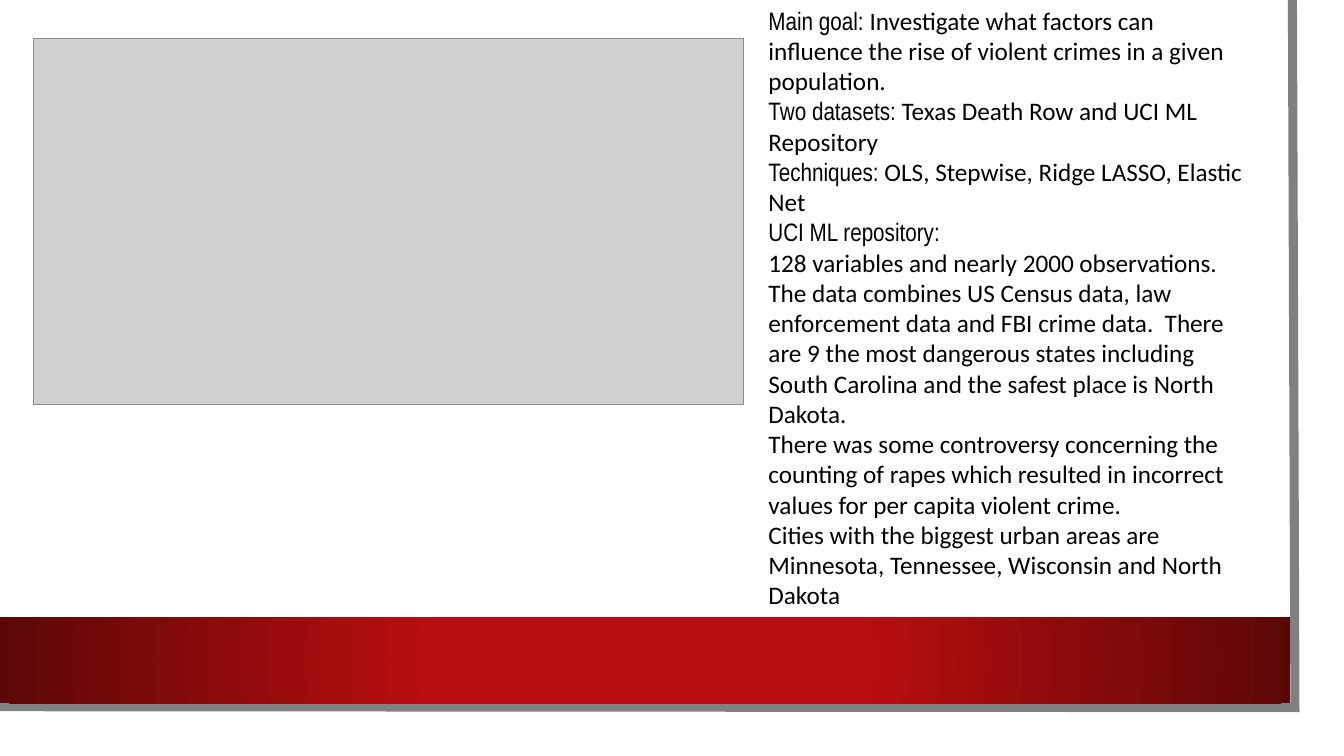
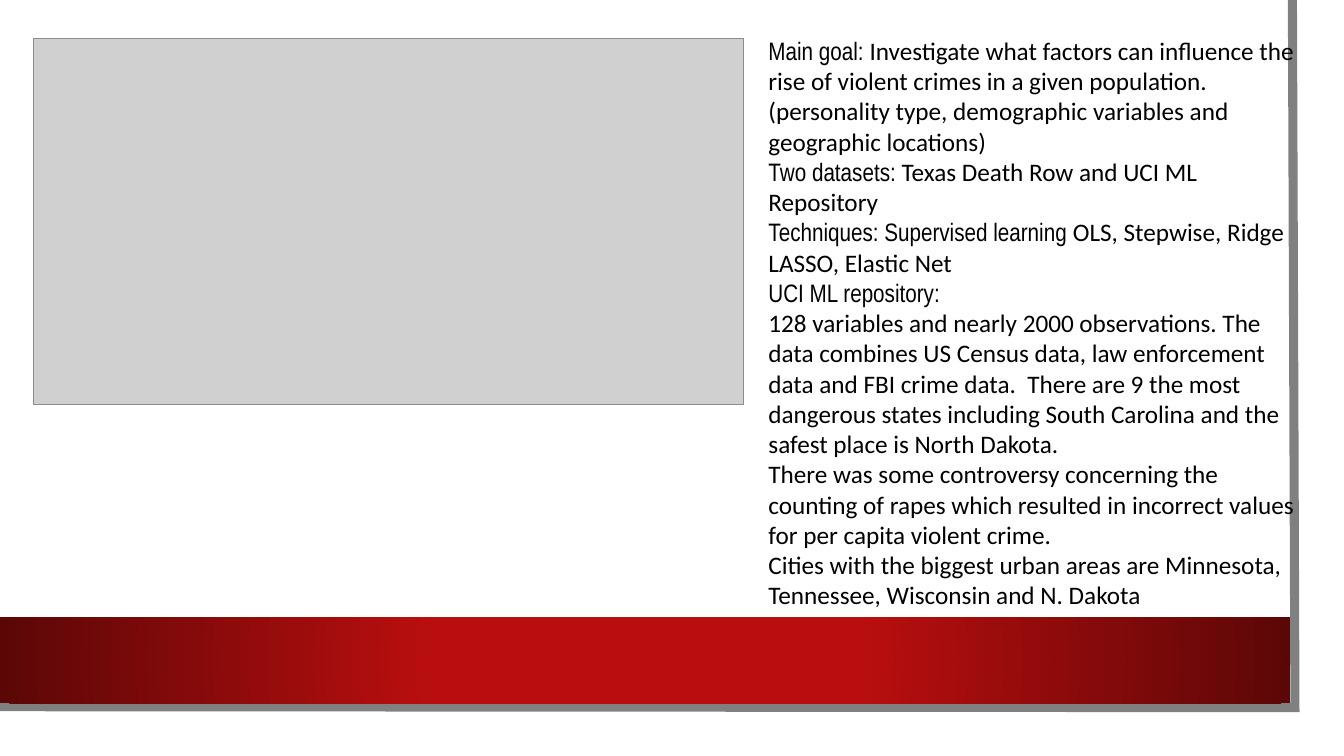
Before and after one commit to odojoachim/USACrimeRegression, a slide deck: slide 2 of AdvancedRegressionTechniques.pptx. Drawn at 1344x756 pixels with LibreOffice and Linux fonts; fonts in the diff are those of the drawing; grey boxes stand for pictures; background and template pictures are left out. Boxes give left, top, right and bottom in pixels: in the first picture for what was removed or moved away, otherwise in the second. Text is boxed around its words. In the diff, an @@ line names an element or a change of style, - is before the commit and + after.

Commit message:
FinalUpdates

```diff
--- a/AdvancedRegressionTechniques.pptx
+++ b/AdvancedRegressionTechniques.pptx
@@ text at bbox=[768, 39, 1293, 156]: text changed @@
-Main goal: Investigate what factors can influence the rise of violent crimes in a given population.
+Main goal: Investigate what factors can influence the rise of violent crimes in a given population. (personality type, demographic variables and geographic locations)
@@ text at bbox=[768, 222, 1293, 607]: text changed @@
-Techniques: OLS, Stepwise, Ridge LASSO, Elastic Net
-UCI ML repository:
-128 variables and nearly 2000 observations. The data combines US Census data, law enforcement data and FBI crime data. There are 9 the most dangerous states including South Carolina and the safest place is North Dakota.
-There was some controversy concerning the counting of rapes which resulted in incorrect values for per capita violent crime.
-Cities with the biggest urban areas are Minnesota, Tennessee, Wisconsin and North Dakota
+Techniques: Supervised learning OLS, Stepwise, Ridge LASSO, Elastic Net
+UCI ML repository:
+128 variables and nearly 2000 observations. The data combines US Census data, law enforcement data and FBI crime data. There are 9 the most dangerous states including South Carolina and the safest place is North Dakota.
+There was some controversy concerning the counting of rapes which resulted in incorrect values for per capita violent crime.
+Cities with the biggest urban areas are Minnesota, Tennessee, Wisconsin and N. Dakota
```
Also in this commit, not shown: 6 other slides changed, 2 slides added, 2 slides removed.
